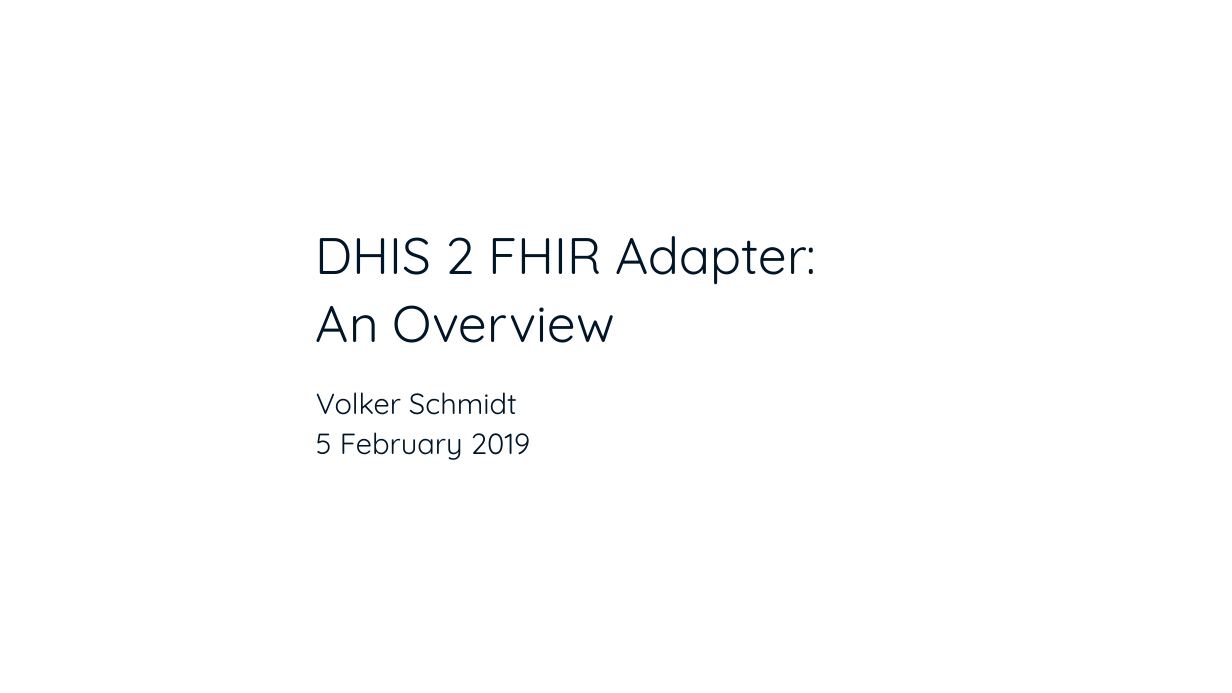
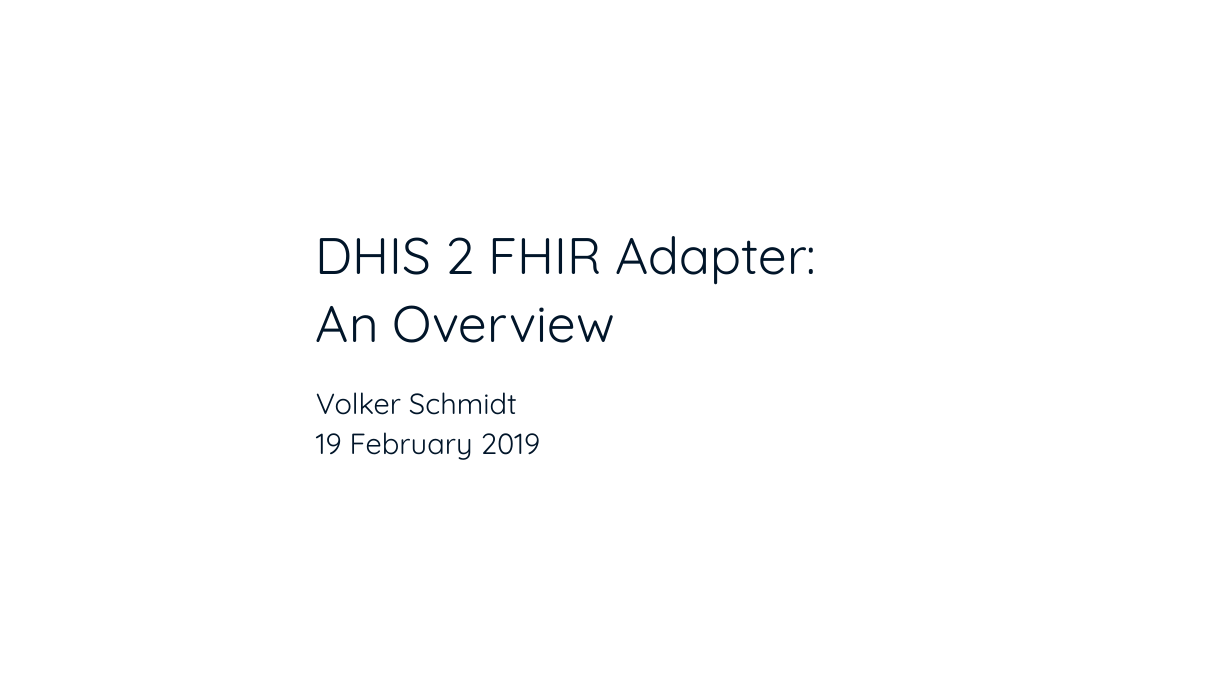
Before and after one commit to dhis2/dhis2-fhir-adapter, a slide deck: slide 1 of docs/DHIS_2_FHIR_Adapter_-_An_Overview.pptx. Drawn at 1232x693 pixels with LibreOffice and Linux fonts; fonts in the diff are those of the drawing; background and template pictures are left out. Boxes give left, top, right and bottom in pixels: in the first picture for what was removed or moved away, otherwise in the second. Text is boxed around its words. In the diff, an @@ line names an element or a change of style, - is before the commit and + after.

```diff
--- a/docs/DHIS_2_FHIR_Adapter_-_An_Overview.pptx
+++ b/docs/DHIS_2_FHIR_Adapter_-_An_Overview.pptx
@@ subtitle at <box>316,432,541,460</box>: text changed @@
-5 February 2019
+19 February 2019
```
Also in this commit, not shown: 5 other slides changed.
